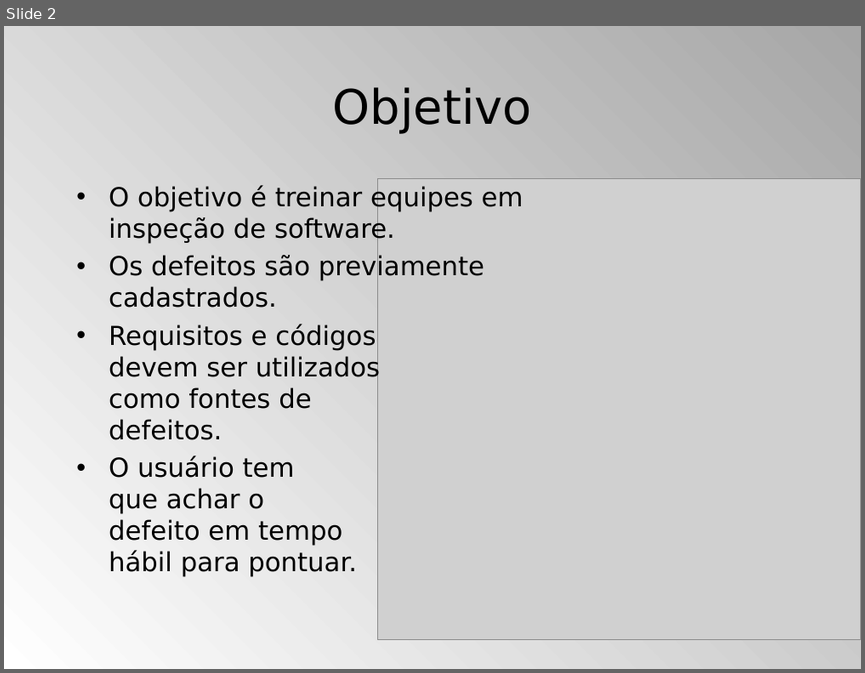
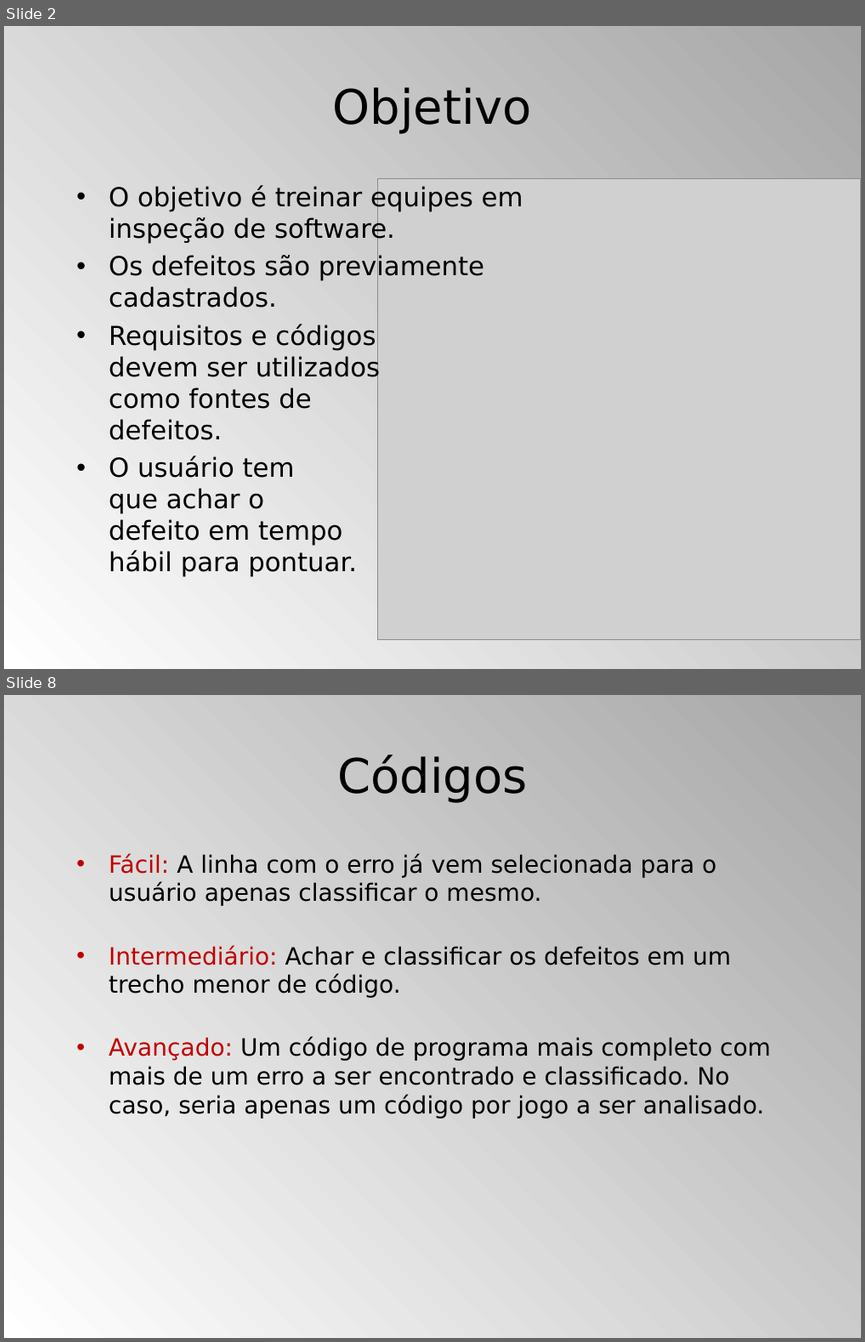
Before and after one commit to ms-uerj/appcodeinspector, a slide deck: Resources/Documentos/Terceiro Seminário.ppt. Shown one above the other, each under a label of ours: slide 2 before the commit, slides 2 and 8 after it; the slides between them are not shown. The pictures are 865x673 and 865x1342 pixels, drawn with LibreOffice and Linux fonts; fonts in the diff are those of the drawing; grey boxes stand for pictures. Boxes give left, top, right and bottom in pixels: in the first picture for what was removed or moved away, otherwise in the second. Text is boxed around its words. In the diff, an @@ line names an element or a change of style, - is before the commit and + after.

```diff
--- a/Resources/Documentos/Terceiro Seminário.ppt
+++ b/Resources/Documentos/Terceiro Seminário.ppt
@@ slide 8 added at (4,695,861,1338), background gradient #FFFFFF to #A6A6A6 @@
@@ title added at (337,755,527,803), 40 pt, text #000000 @@
+Códigos
@@ text added at (109,853,771,1118), 20 pt, text #000000 @@
+• Fácil: A linha com o erro já vem selecionada para o usuário apenas classificar o mesmo.
+• Intermediário: Achar e classificar os defeitos em um trecho menor de código.
+• Avançado: Um código de programa mais completo com mais de um erro a ser encontrado e classificado. No caso, seria apenas um código por jogo a ser analisado.
```
Also in this commit, not shown: 3 slides changed, 5 other slides added, 1 slide removed.
